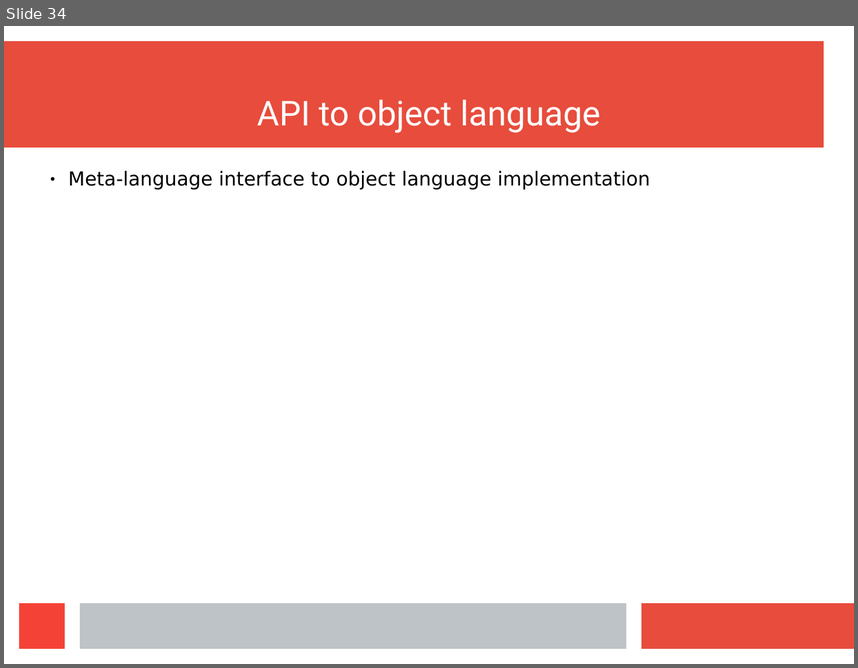
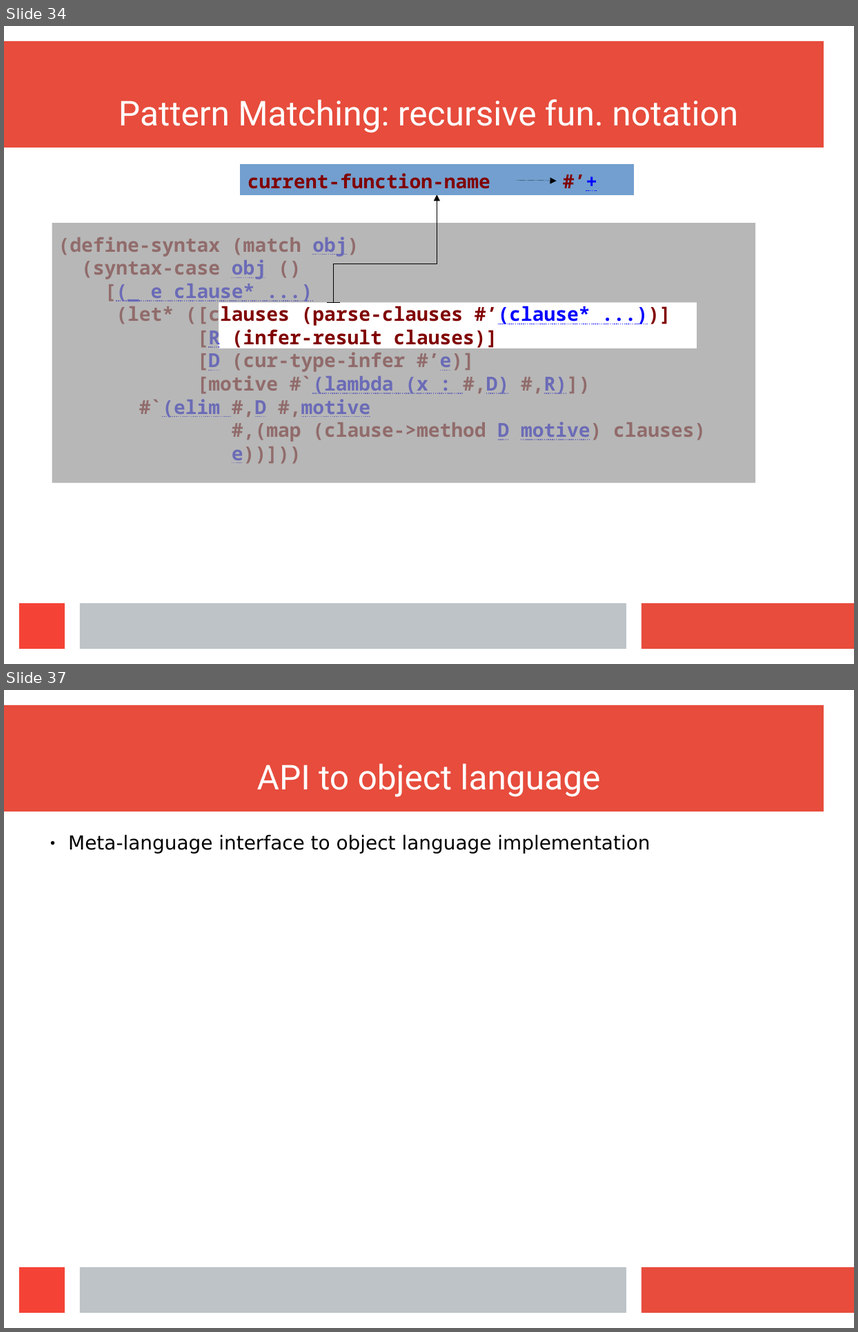
Before and after one commit to wilbowma/cur, a slide deck: hope-2016/slides.odp. Shown one above the other, each under a label of ours: slide 34 before the commit, slides 34 and 37 after it; the slides between them are not shown. The pictures are 858x668 and 858x1332 pixels, drawn with LibreOffice and Linux fonts; fonts in the diff are those of the drawing. Boxes give left, top, right and bottom in pixels: in the first picture for what was removed or moved away, otherwise in the second. Text is boxed around its words. In the diff, an @@ line names an element or a change of style, - is before the commit and + after.

Commit message:
Finished match example

```diff
--- a/hope-2016/slides.odp
+++ b/hope-2016/slides.odp
@@ slide 34 added at [4, 26, 854, 664], background #FFFFFF; not listed: 4 template elements that a slide beside it also shows @@
@@ title added at [119, 99, 738, 133], 32 pt, text #FFFFFF @@
+Pattern Matching: recursive fun. notation
@@ table added at [240, 164, 634, 195], 1 rows, 2 columns @@
+current-function-name | #’+
@@ arrow added from (516, 181) to (557, 181), #000000 0 pt @@
@@ elbow arrow added from (333, 302) to (437, 195), #000000 0 pt @@
@@ freeform shape added at [52, 223, 755, 483], fill #999999 at 70% opacity @@
@@ text added at [59, 236, 706, 463], 18 pt, text #800000, bold @@
+(define-syntax (match obj)
+(syntax-case obj ()
+[(_ e clause* ...)
+(let* ([clauses (parse-clauses #’(clause* ...))]
+[R (infer-result clauses)]
+[D (cur-type-infer #’e)]
+[motive #`(lambda (x : #,D) #,R)])
+#`(elim #,D #,motive
+#,(map (clause->method D motive) clauses)
+e))]))
@@ line added from (328, 302) to (339, 302), #000000 0 pt @@
@@ what was slide 34 is now slide 37 @@
```
Also in this commit, not shown: 16 slides changed, 4 other slides added, 9 slides removed.
